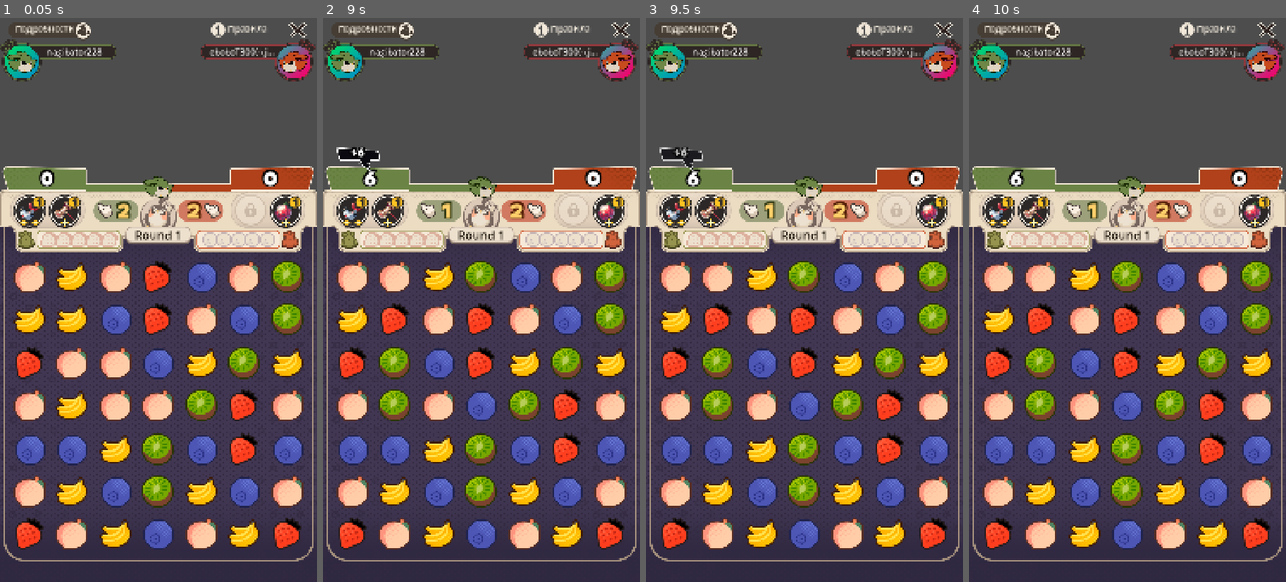
Above: before the commit, frames 1-4 (left to right).
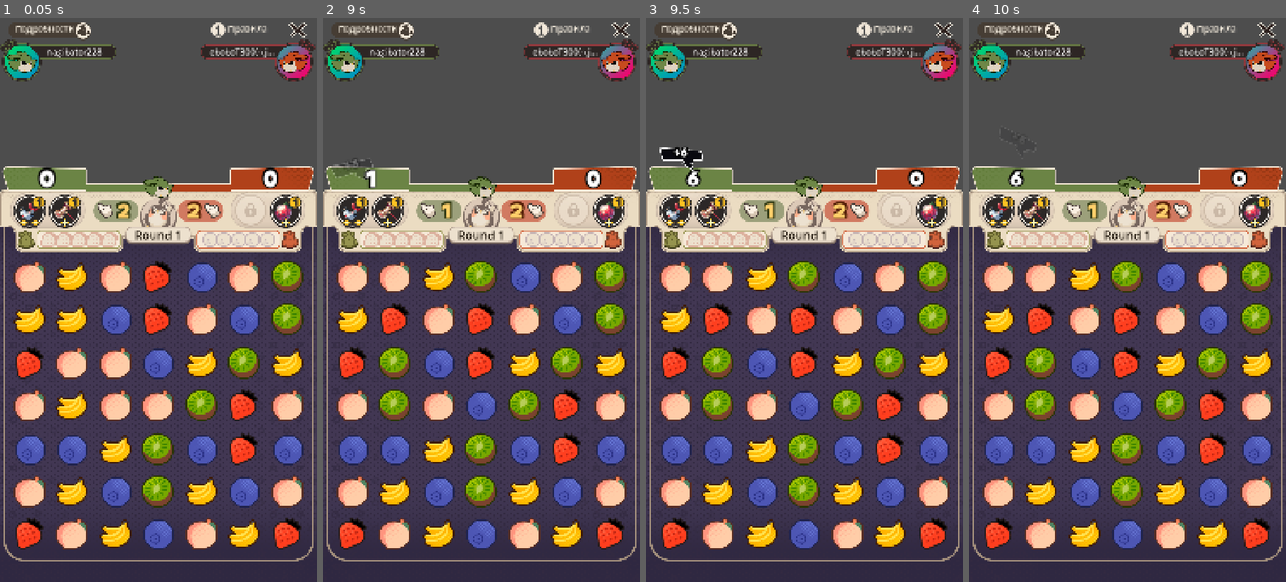
Above: after the commit, the same moments.

Repository: kakachaDev/origami-battle-godot
Game: Godot game, scene res://Assets/Scenes/game.tscn
Two runs of this game, one before a commit and one after it. Both use one fixed random seed, a clock stepped at 60 frames per second and the inputs below.
Inputs (mouse positions are in pixels of both pictures, inside the frame that each line leads up to):
- Up to frame 1 (0.05 s): no input
- Up to frame 2 (9 s): click "Правила" at 0.5 s; click "Подробности" at 1.25 s; click (354, 209) at 2.02 s; click "Правила" at 2.75 s; click "Подробности" at 3.5 s; click (354, 209) at 4.27 s; click "Правила" at 5 s; click "Подробности" at 5.75 s; click (354, 209) at 6.52 s; tap Enter at 7.25 s; drag from (481, 407) to (513, 175) at 7.27 s; drag from (418, 328) to (465, 412) at 8.02 s; move the mouse to (513, 175) at 8.77 s; click (513, 175) at 8.92 s
- Up to frame 3 (9.5 s): no input
- Up to frame 4 (10 s): drag from (1111, 412) to (1032, 215) at 9.52 s

The runs differ from the first frame. In frame 1, 0.2% of the frame differs, in the area x 11-88%, y 26-31%; in frame 2, 0.7%, in the area x 2-88%, y 22-31%; in frame 3, 0.1%; in frame 4, less than 0.1%.

Commit message:
Animate AddScore panels with rotation+bounce, score labels with counter+scale punch

Diff:
--- a/Assets/Scripts/GameUI.gd
+++ b/Assets/Scripts/GameUI.gd
@@ -27,6 +27,13 @@
 var _current_player: int = GameManager.LEFT
 var _selected_skill: ActiveSkillBase = null
 
+var _l_score_val: int = 0
+var _r_score_val: int = 0
+var _l_score_tween_h: Array = [null]
+var _r_score_tween_h: Array = [null]
+var _l_add_score_tween_h: Array = [null]
+var _r_add_score_tween_h: Array = [null]
+
 func _ready() -> void:
 	_manager.score_updated.connect(_on_score_updated)
 	_manager.player_scored.connect(_on_player_scored)
@@ -58,15 +65,33 @@
 	_r_skill1.pressed.connect(func(): _on_skill_pressed(_r_skill1, GameManager.RIGHT))
 
 func _on_score_updated(l_score: int, r_score: int) -> void:
-	_l_score.text = str(l_score)
-	_r_score.text = str(r_score)
+	_animate_score_label(_l_score, _l_score_val, l_score, _l_score_tween_h)
+	_l_score_val = l_score
+	_animate_score_label(_r_score, _r_score_val, r_score, _r_score_tween_h)
+	_r_score_val = r_score
 	_score_line.value = clampf(float(l_score - r_score), -100.0, 100.0)
+
+func _animate_score_label(label: Label, from: int, to: int, tween_holder: Array) -> void:
+	if tween_holder[0]:
+		tween_holder[0].kill()
+	var tw := create_tween()
+	tween_holder[0] = tw
+	tw.tween_method(
+		func(v: float) -> void: label.text = str(roundi(v)),
+		float(from), float(to), 0.35
+	).set_trans(Tween.TRANS_QUAD).set_ease(Tween.EASE_OUT)
+	label.pivot_offset = label.size * 0.5
+	var punch := create_tween()
+	punch.tween_property(label, "scale", Vector2(1.2, 1.2), 0.1) \
+		.set_trans(Tween.TRANS_QUAD).set_ease(Tween.EASE_OUT)
+	punch.tween_property(label, "scale", Vector2.ONE, 0.18) \
+		.set_trans(Tween.TRANS_BACK).set_ease(Tween.EASE_OUT)
 
 func _on_player_scored(player: int, amount: int) -> void:
 	if player == GameManager.LEFT:
-		_show_add_score(_l_add_score, amount)
+		_show_add_score(_l_add_score, amount, -25.0)
 	else:
-		_show_add_score(_r_add_score, amount)
+		_show_add_score(_r_add_score, amount, 25.0)
 
 func _on_turns_updated(l_moves: int, r_moves: int, player: int, round: int) -> void:
 	_l_turns.text = str(l_moves)
@@ -195,12 +220,33 @@
 		on_land.call()
 	)
 
-func _show_add_score(node: TextureRect, amount: int) -> void:
+func _show_add_score(node: TextureRect, amount: int, start_angle_deg: float) -> void:
+	var tween_holder := _l_add_score_tween_h if node == _l_add_score else _r_add_score_tween_h
+	if tween_holder[0]:
+		tween_holder[0].kill()
+
 	var label := node.get_node("Count") as Label
 	label.text = "+%d" % amount
-	node.modulate = Color.WHITE
+
+	node.pivot_offset = node.size * 0.5
+	node.rotation_degrees = start_angle_deg
+	node.modulate = Color(1.0, 1.0, 1.0, 0.0)
+	node.scale = Vector2.ONE
 	node.visible = true
-	var tween := create_tween()
-	tween.tween_interval(0.4)
-	tween.tween_property(node, "modulate:a", 0.0, 0.5)
-	tween.tween_callback(func() -> void: node.visible = false)
+
+	var tw := create_tween()
+	tween_holder[0] = tw
+
+	tw.tween_property(node, "modulate:a", 1.0, 0.25) \
+		.set_trans(Tween.TRANS_QUAD).set_ease(Tween.EASE_OUT)
+	tw.parallel().tween_property(node, "rotation_degrees", 0.0, 0.4) \
+		.set_trans(Tween.TRANS_BACK).set_ease(Tween.EASE_OUT)
+
+	tw.tween_interval(0.35)
+
+	tw.tween_property(node, "modulate:a", 0.0, 0.3) \
+		.set_trans(Tween.TRANS_QUAD).set_ease(Tween.EASE_IN)
+	tw.parallel().tween_property(node, "rotation_degrees", -start_angle_deg, 0.3) \
+		.set_trans(Tween.TRANS_QUAD).set_ease(Tween.EASE_IN)
+
+	tw.tween_callback(func() -> void: node.visible = false)
